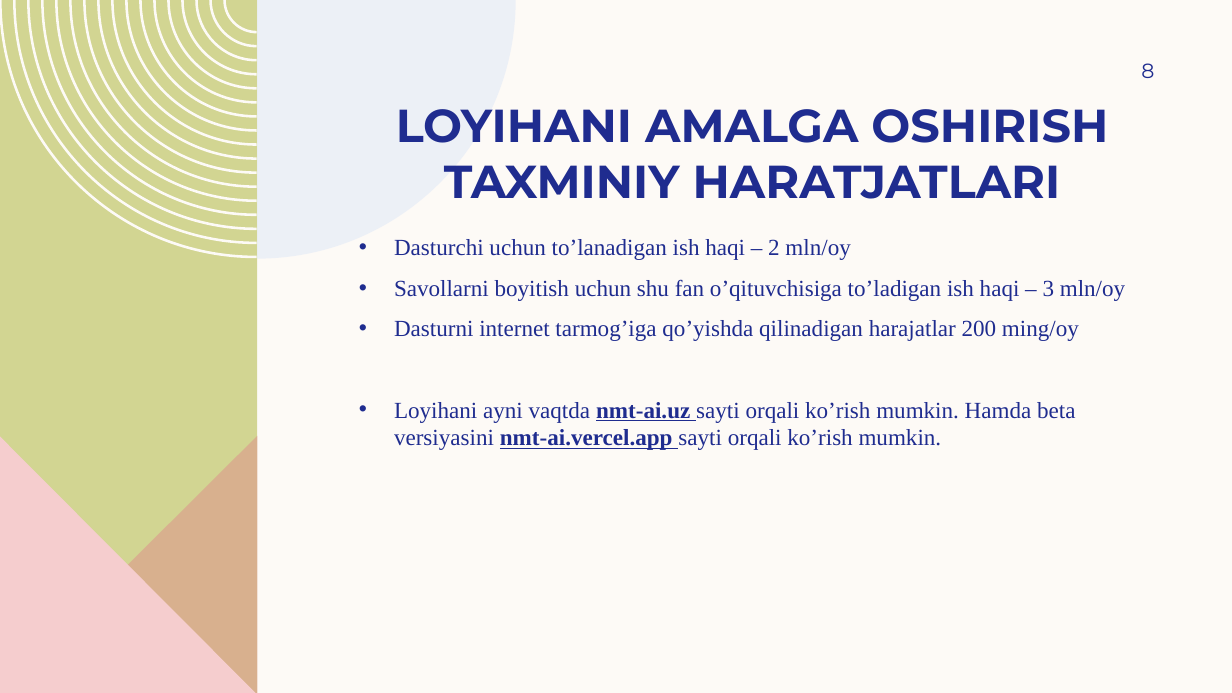
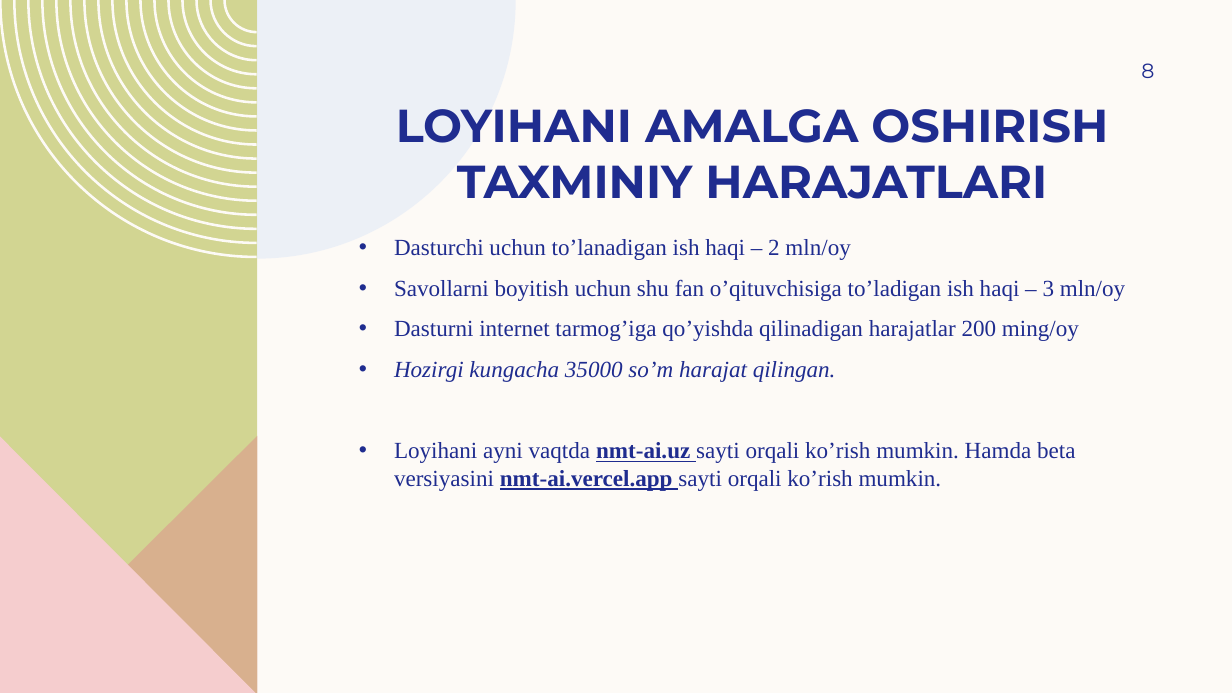
Before and after one commit to Hojiakbar-Turotov/NMT-AI, a slide deck: slide 8 of Nazorat materiallari tuzuvchi.pptx. Drawn at 1232x693 pixels with LibreOffice and Linux fonts; fonts in the diff are those of the drawing. Boxes give left, top, right and bottom in pixels: in the first picture for what was removed or moved away, otherwise in the second. Text is boxed around its words. In the diff, an @@ line names an element or a change of style, - is before the commit and + after.

```diff
--- a/Nazorat materiallari tuzuvchi.pptx
+++ b/Nazorat materiallari tuzuvchi.pptx
@@ title at [396, 109, 1108, 199]: text changed @@
-LOYIHANI AMALGA OSHIRISH TAXMINIY HARATJATLARI
+LOYIHANI AMALGA OSHIRISH TAXMINIY HARAJATLARI
@@ text at [394, 361, 836, 382]: paragraph added @@
+• Hozirgi kungacha 35000 so’m harajat qilingan.
```
Also in this commit, not shown: 3 other slides changed, 2 slides added, 2 other files.
